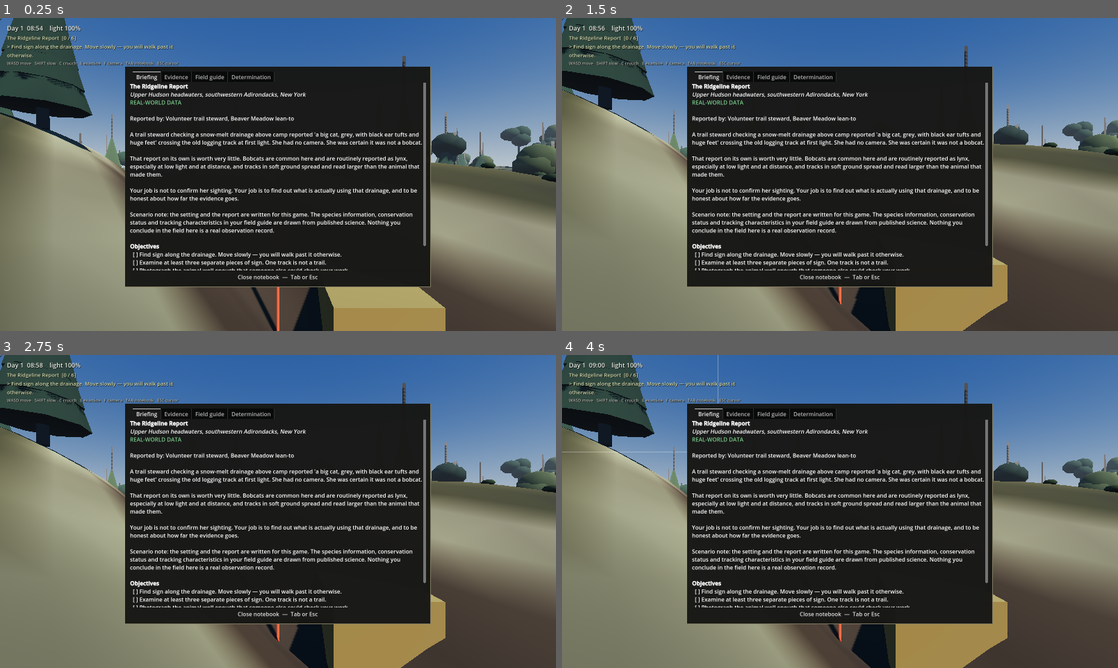
Above: before the commit, frames 1-4 (two rows, left to right).
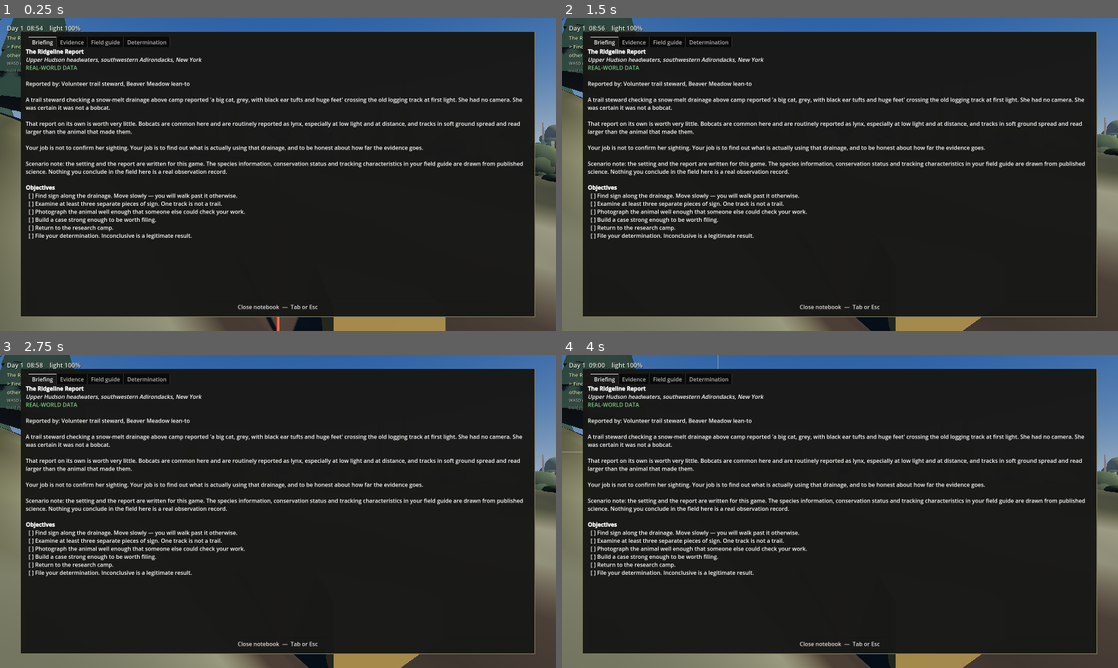
Above: after the commit, the same moments.

Repository: Compass2026/Hudsonwildlifegame
Game: Godot game, scene res://scenes/main.tscn
The game is run twice, just before and just after one commit, with the same random seed, the same clock (stepped at 60 frames per second) and the same inputs.
Inputs (mouse positions are in pixels of both pictures, inside the frame that each line leads up to):
- Up to frame 1 (0.25 s): no input
- Up to frame 2 (1.5 s): move the mouse to (962, 158) at 0.52 s; hold D (move_right) 0.53-1.28 s; hold C (crouch) 0.53-1.28 s; click (962, 158) at 0.67 s; tap Enter at 1.25 s; move the mouse to (728, 190) at 1.27 s; hold S (move_back) from 1.28 s (still down); tap E (interact) at 1.35 s
- Up to frame 3 (2.75 s): tap Space at 2 s; move the mouse to (333, 442) at 2.02 s; release S (move_back) at 2.03 s; hold D (move_right) from 2.03 s (still down); hold Shift (move_slow) from 2.03 s (still down)
- Up to frame 4 (4 s): tap Enter at 2.75 s; move the mouse to (812, 574) at 2.77 s; release D (move_right) at 2.78 s; release Shift (move_slow) at 2.78 s; hold W (move_forward) 2.78-3.53 s; click (812, 574) at 2.85 s; tap Space at 3.5 s; move the mouse to (1006, 558) at 3.52 s; hold A (move_left) from 3.53 s (still down); hold F (toggle_camera) from 3.53 s (still down)

The runs differ from the first frame. In frame 1, 52% of the frame differs, in the area x 1-97%, y 4-96%; in frame 2, 52%; in frame 3, 52%; in frame 4, 52%.

Commit message:
Make the notebook fit any window, and stamp the build in the HUD
The close button was falling off the bottom of the notebook. Two causes:
the tab pages carried a fixed 540px minimum height that pushed the button
past the panel, and the panel itself was a fixed 880x620 that overflows a
short window. The button is the one control you cannot afford to lose, so
the panel now insets from the window edges and the pages expand to fill
whatever is left.

Also stamps the build number in the HUD. The web export is served under
fixed filenames, so without it there is no way to tell a refreshed page
from a cached one, and 'did my change deploy?' is guesswork.

And stops the exporter packing web/ and build/ into the game — the
include_filter for species JSON was sweeping up web/vercel.json and the
previous export's own output. The pack is 127 KB, down from 151 KB.

Co-Authored-By: Claude Opus 5 <noreply@anthropic.com>
Claude-Session: https://claude.ai/code/session_01GGcCR8ZWnZzE7LtHfZ6X9m

Diff:
--- /dev/null
+++ b/core/build_info.gd
@@ -0,0 +1,17 @@
+class_name BuildInfo
+extends RefCounted
+## Which build is actually running.
+##
+## Shown in the corner of the HUD. The browser build is served under fixed
+## filenames, so without this there is no way to tell a refreshed page from a
+## cached one — and "did my change deploy?" becomes guesswork.
+##
+## Bump BUILD whenever you export. It is the one thing in the project that has
+## to be updated by hand, and it is worth it.
+
+const BUILD := "m1.4"
+const BUILT := "2026-08-16"
+const NOTES := "notebook close fix, multimesh trees"
+
+static func label() -> String:
+	return "build %s (%s)" % [BUILD, BUILT]
--- a/presentation/ui/hud.gd
+++ b/presentation/ui/hud.gd
@@ -38,6 +38,9 @@
 		"WASD move   SHIFT slow   C crouch   E examine   F camera   TAB notebook   ESC cursor",
 		12, Color(0.7, 0.72, 0.68))
 	top.add_child(hint)
+
+	# So a stale cached page is obvious at a glance rather than a mystery.
+	top.add_child(_make_label(BuildInfo.label(), 11, Color(0.55, 0.57, 0.54)))
 
 	_crosshair = _make_label("+", 20, Color(0.92, 0.92, 0.92, 0.55))
 	_centre(_crosshair, Vector2(-7, -14), Vector2(7, 14))
--- a/presentation/ui/notebook_ui.gd
+++ b/presentation/ui/notebook_ui.gd
@@ -13,16 +13,17 @@
 var _verdict: RichTextLabel
 
 func _ready() -> void:
-	# Anchored to the centre with explicit offsets so it stays centred at any
-	# window size. Presets alone leave the offsets wherever they were.
-	anchor_left = 0.5
-	anchor_top = 0.5
-	anchor_right = 0.5
-	anchor_bottom = 0.5
-	offset_left = -440
-	offset_top = -310
-	offset_right = 440
-	offset_bottom = 310
+	# Inset from the window edges rather than a fixed size. A fixed 880x620 panel
+	# overflows a short window, and the first thing to fall off the bottom is the
+	# close button — which is exactly the thing you cannot afford to lose.
+	anchor_left = 0.0
+	anchor_top = 0.0
+	anchor_right = 1.0
+	anchor_bottom = 1.0
+	offset_left = 60
+	offset_top = 40
+	offset_right = -60
+	offset_bottom = -40
 	visible = false
 
 	var style := StyleBoxFlat.new()
@@ -66,7 +67,8 @@
 	rt.name = tab_name
 	rt.bbcode_enabled = true
 	rt.scroll_active = true
-	rt.custom_minimum_size = Vector2(840, 540)
+	rt.custom_minimum_size = Vector2(0, 0)
+	rt.size_flags_vertical = Control.SIZE_EXPAND_FILL
 	_tabs.add_child(rt)
 	return rt
 
@@ -194,7 +196,8 @@
 
 	var analysis := RichTextLabel.new()
 	analysis.bbcode_enabled = true
-	analysis.custom_minimum_size = Vector2(840, 260)
+	analysis.custom_minimum_size = Vector2(0, 0)
+	analysis.size_flags_vertical = Control.SIZE_EXPAND_FILL
 	var out := "[b]What the evidence supports[/b]\n"
 	out += "[color=#8a9]Confidence is how well the evidence fits, weighted by how likely the species is to be here. It is not proof.[/color]\n\n"
 	if FieldNotebook.entries.is_empty():
@@ -231,7 +234,7 @@
 
 	_verdict = RichTextLabel.new()
 	_verdict.bbcode_enabled = true
-	_verdict.custom_minimum_size = Vector2(840, 180)
+	_verdict.custom_minimum_size = Vector2(0, 120)
 	_determination.add_child(_verdict)
 	if not FieldNotebook.filed_reports.is_empty():
 		_show_verdict(FieldNotebook.filed_reports[FieldNotebook.filed_reports.size() - 1])
Not shown, changed: export_presets.cfg
Not shown, changed: web/index.html
Not shown, changed: web/index.pck
